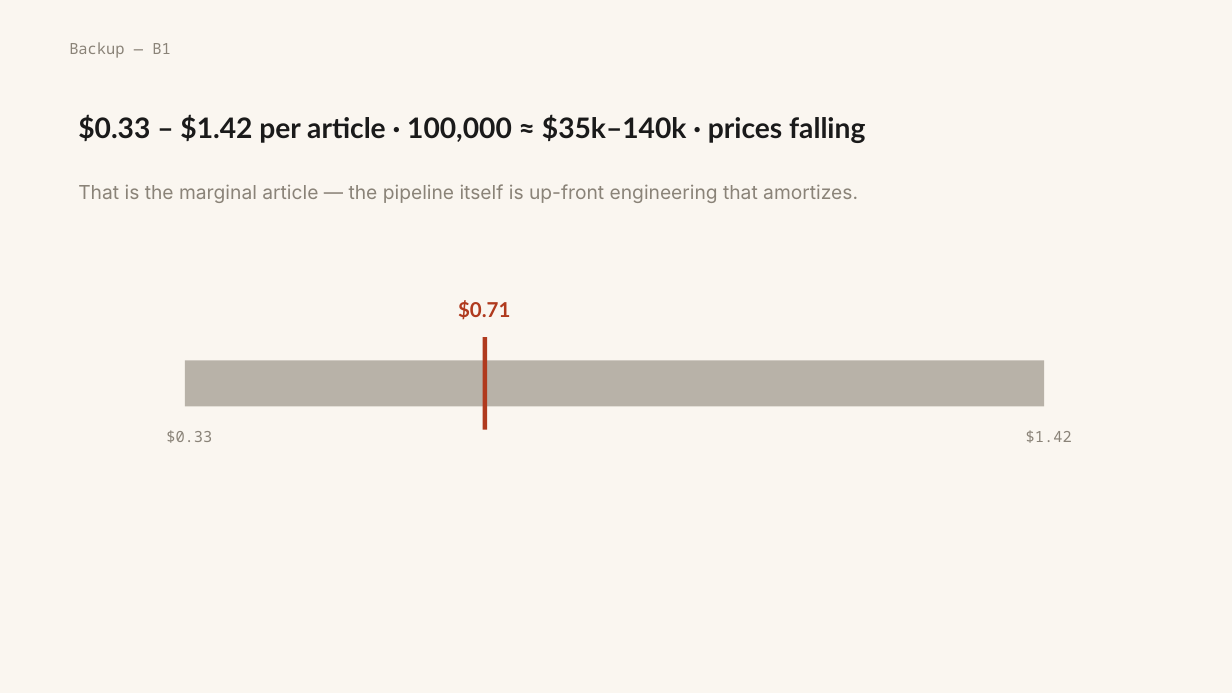
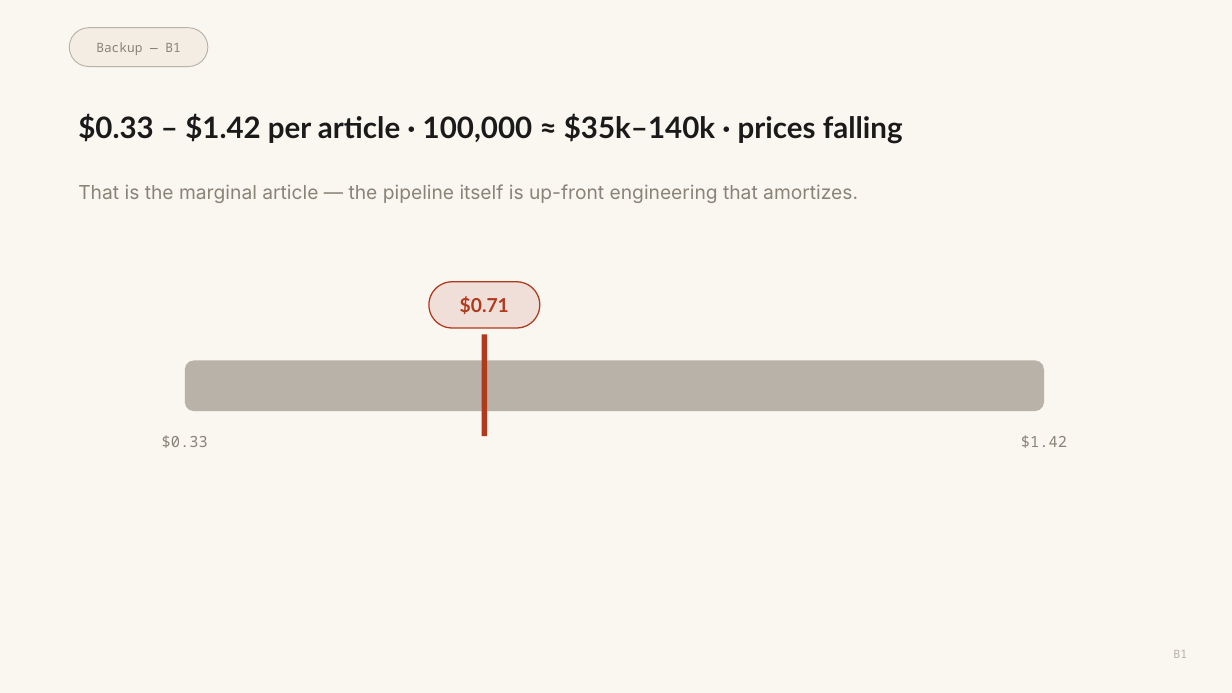
Before and after one commit to WeBuddhist/21-taras-rails, a slide deck: slide 28 of 0-INBOX/presentation-humanities-2026/verification-deck.pptx. Drawn at 1232x693 pixels with LibreOffice and Linux fonts; fonts in the diff are those of the drawing. Boxes give left, top, right and bottom in pixels: in the first picture for what was removed or moved away, otherwise in the second. Text is boxed around its words. In the diff, an @@ line names an element or a change of style, - is before the commit and + after.

Commit message:
vault backup: 2026-08-22 23:47:49

```diff
--- a/0-INBOX/presentation-humanities-2026/verification-deck.pptx
+++ b/0-INBOX/presentation-humanities-2026/verification-deck.pptx
@@ text "Backup — B1" at [96, 42, 180, 55]: size 12 to 10 pt; alignment left to centre @@
@@ rounded rectangle added at [69, 28, 208, 67], fill #F3EDE4, outline #B8B2A8 0.75 pt @@
@@ text "$0.33 – $1.42 per article ..." at [78, 113, 903, 144]: size 22 to 23 pt @@
@@ text "$0.71" at [460, 296, 509, 314]: size 16 to 15 pt @@
@@ rounded rectangle added at [429, 282, 540, 328], fill #F0DFD8, outline #B03A1E 1 pt @@
@@ rectangle: place and size @@
-rectangle at [482, 337, 487, 430]
+rectangle at [482, 335, 487, 436]
@@ rounded rectangle: place and size @@
-rounded rectangle at [185, 360, 1044, 407]
+rounded rectangle at [185, 360, 1044, 411]
@@ rounded rectangle at [185, 360, 1044, 411]: rectangle to rounded rectangle @@
@@ text "$0.33": place and size @@
-text "$0.33" at [166, 430, 212, 443]
+text "$0.33" at [162, 435, 208, 448]
@@ text "$1.42": place and size @@
-text "$1.42" at [1026, 430, 1072, 443]
+text "$1.42" at [1021, 435, 1067, 448]
@@ text added at [1173, 650, 1187, 658], 9 pt, text #B8B2A8 @@
+B1
```
Also in this commit, not shown: 31 other slides changed.
